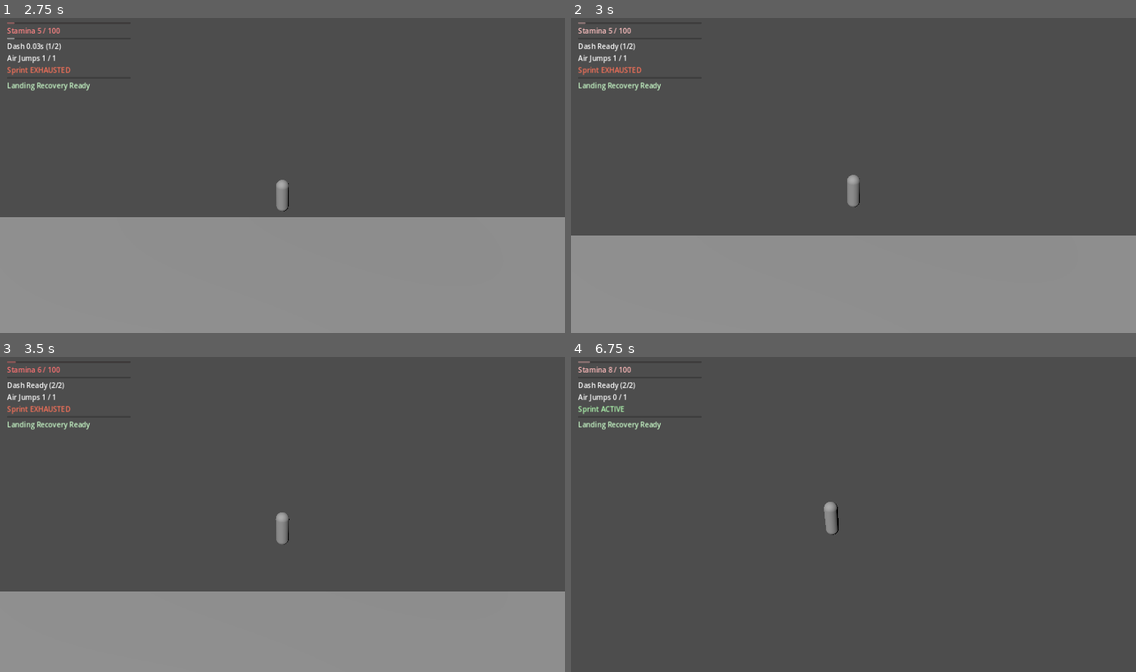
Above: before the commit, frames 1-4 (two rows, left to right).
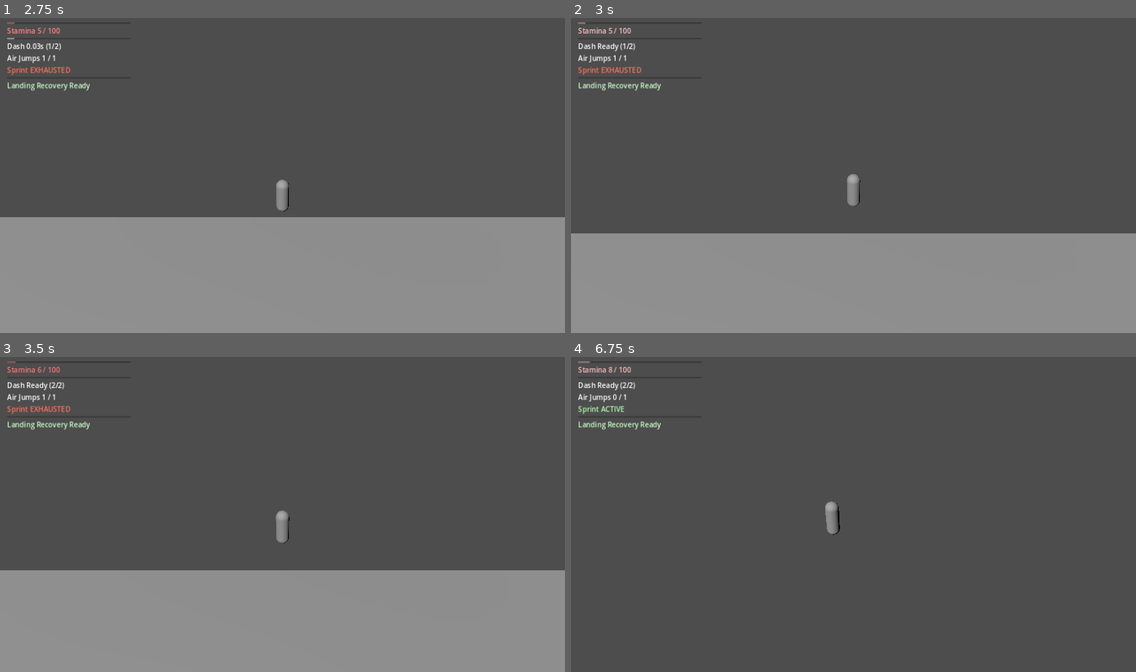
Above: after the commit, the same moments.

Repository: thegoatleroyjenkins/arpg-game
Game: Godot game, scene res://prototype3d/main_3d.tscn
Same seed, same stepped clock (60 frames per second), same inputs: the game is played once before the commit and once after it. This scene is started directly instead of the project's main scene.
Inputs (mouse positions are in pixels of both pictures, inside the frame that each line leads up to):
- Up to frame 1 (2.75 s): tap Enter (ui_accept) at 0.5 s; move the mouse to (310, 172) at 0.52 s; hold Shift (sprint) 0.53-1.28 s; hold W (move_up) from 0.53 s (still down); tap Space (jump) at 0.77, 1.52 s; move the mouse to (254, 175) at 1.27 s; click (254, 175) at 1.35 s; tap Shift (sprint) at 1.55 s; move the mouse to (293, 169) at 2.02 s; hold Shift (sprint) from 2.03 s (still down); tap Q (dash) at 2.1 s
- Up to frame 2 (3 s): keep holding W (move_up); move the mouse to (847, 178) at 2.77 s; release Shift (sprint) at 2.78 s; tap Shift (sprint) at 2.85 s
- Up to frame 3 (3.5 s): keep holding W (move_up); tap Space (jump) at 3.02 s
- Up to frame 4 (6.75 s): move the mouse to (893, 517) at 3.52 s; hold Shift (sprint) 3.53-4.28 s; tap Space (jump) at 3.77, 4.52, 6.02 s; tap Enter (ui_accept) at 4.25 s; move the mouse to (808, 508) at 4.27 s; click (808, 508) at 4.35 s; tap Shift (sprint) at 4.55, 5.85 s; move the mouse to (859, 514) at 5.02 s; hold Shift (sprint) 5.03-5.78 s; tap Q (dash) at 5.1 s; move the mouse to (830, 508) at 5.77 s; release W (move_up) at 5.78 s; hold D (move_right) 5.78-6.53 s; move the mouse to (881, 511) at 6.52 s; hold W (move_up) from 6.53 s (still down); hold Shift (sprint) from 6.53 s (still down)

Frame 1 is identical in both runs. In frame 2, 0.7% of the frame differs, in the area x 0-100%, y 49-70%; in frame 3, 6.8%, in the area x 0-100%, y 48-75%; in frame 4, less than 0.1%.

Commit message:
Add data-driven low-stamina movement drag to 3D prototype

Diff:
--- a/prototype3d/default_player_tuning_3d.tres
+++ b/prototype3d/default_player_tuning_3d.tres
@@ -22,6 +22,8 @@
 sprint_stamina_per_second = 28.0
 dash_stamina_cost = 35.0
 jump_stamina_cost = 12.0
+low_stamina_movement_threshold_ratio = 0.2
+low_stamina_movement_min_multiplier = 0.82
 stamina_regen_idle_per_second = 28.0
 stamina_regen_moving_per_second = 16.0
 stamina_regen_delay = 0.7
--- a/prototype3d/player_3d.gd
+++ b/prototype3d/player_3d.gd
@@ -189,7 +189,16 @@
 			sprint_blend = max(0.0, sprint_blend - ramp_down * delta)
 
 		var sprint_multiplier := lerpf(1.0, tuning.sprint_multiplier, sprint_blend)
-		var speed := tuning.move_speed * sprint_multiplier
+		var stamina_ratio: float = 1.0
+		if tuning.max_stamina > 0.01:
+			stamina_ratio = clamp(stamina / tuning.max_stamina, 0.0, 1.0)
+		var low_stamina_threshold: float = clamp(tuning.low_stamina_movement_threshold_ratio, 0.0, 1.0)
+		var low_stamina_min_multiplier: float = clamp(tuning.low_stamina_movement_min_multiplier, 0.1, 1.0)
+		var low_stamina_move_multiplier: float = 1.0
+		if low_stamina_threshold > 0.0 and stamina_ratio < low_stamina_threshold and not is_sprinting:
+			var fatigue_t: float = (low_stamina_threshold - stamina_ratio) / low_stamina_threshold
+			low_stamina_move_multiplier = lerpf(1.0, low_stamina_min_multiplier, clamp(fatigue_t, 0.0, 1.0))
+		var speed := tuning.move_speed * sprint_multiplier * low_stamina_move_multiplier
 		var target_velocity := move_dir * speed
 		var control_scale := 1.0 if is_on_floor() else tuning.air_control
 		var accel := tuning.ground_acceleration * control_scale
--- a/prototype3d/player_tuning_3d.gd
+++ b/prototype3d/player_tuning_3d.gd
@@ -38,6 +38,8 @@
 @export var sprint_stamina_per_second: float = 28.0
 @export var dash_stamina_cost: float = 35.0
 @export var jump_stamina_cost: float = 12.0
+@export_range(0.0, 1.0, 0.01) var low_stamina_movement_threshold_ratio: float = 0.2
+@export_range(0.1, 1.0, 0.01) var low_stamina_movement_min_multiplier: float = 0.82
 @export var stamina_regen_idle_per_second: float = 28.0
 @export var stamina_regen_moving_per_second: float = 16.0
 @export var stamina_regen_delay: float = 0.7
Not shown, changed: README.md
